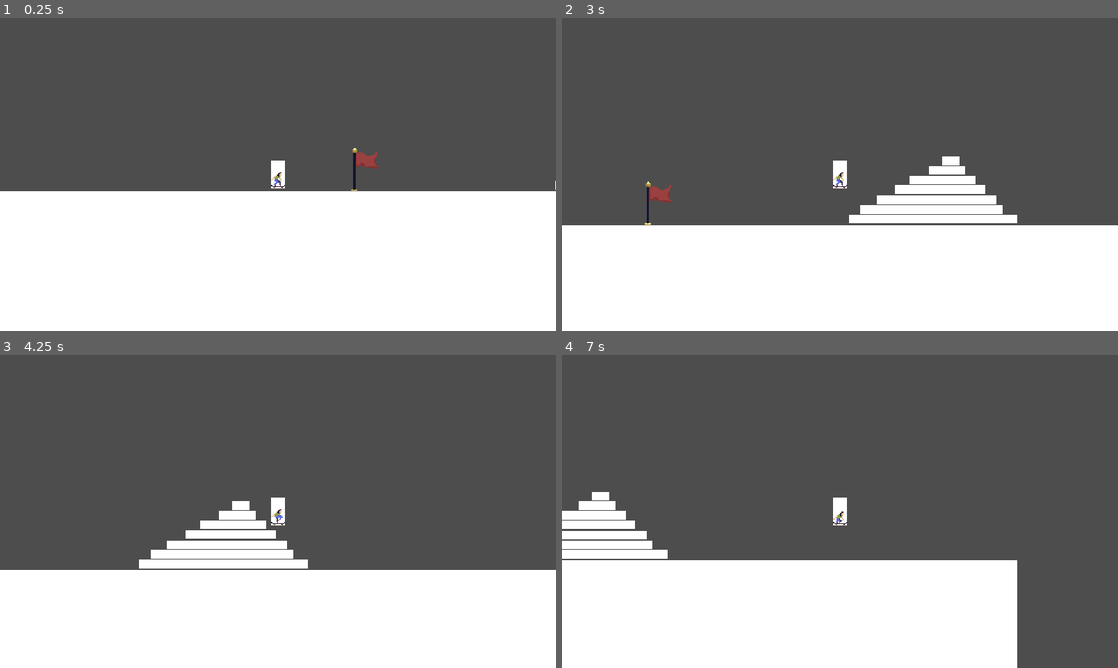
Above: before the commit, frames 1-4 (two rows, left to right).
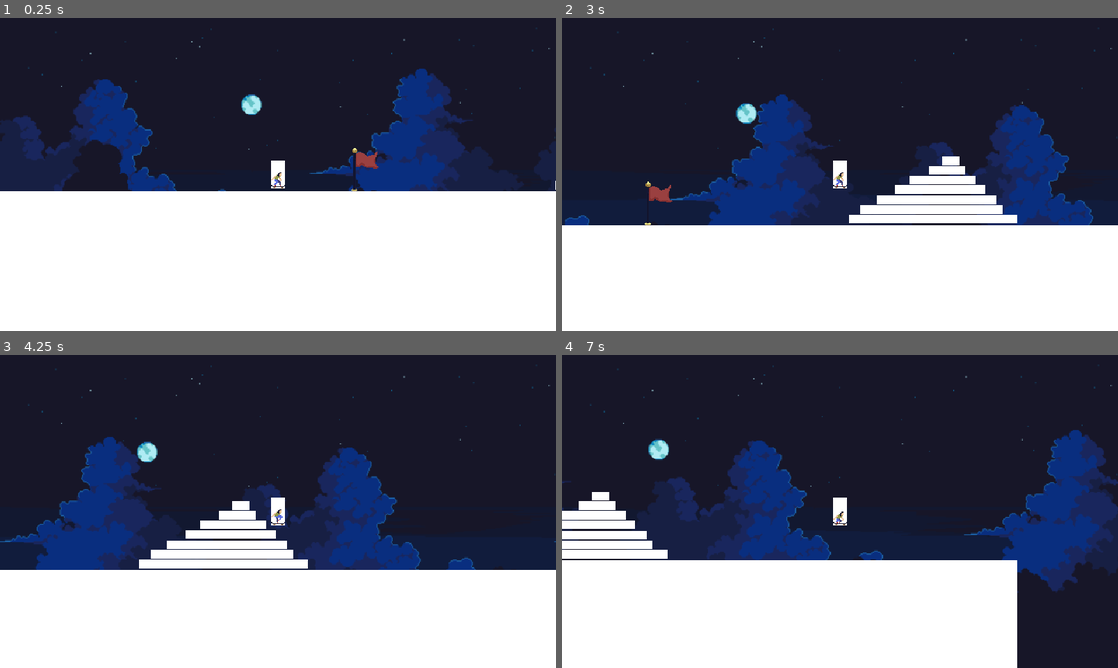
Above: after the commit, the same moments.

Repository: Minipeps/SpeedJam-8
Game: Godot game, scene res://2D/TestPlayerLevel.tscn
Two runs of this game, one before a commit and one after it. Both use one fixed random seed, a clock stepped at 60 frames per second and the inputs below. This scene is started directly instead of the project's main scene.
Inputs (mouse positions are in pixels of both pictures, inside the frame that each line leads up to):
- Up to frame 1 (0.25 s): no input
- Up to frame 2 (3 s): tap Enter (ui_accept) at 0.5, 0.77, 1.52 s; move the mouse to (962, 158) at 0.52 s; hold Right (player_move_right) 0.53-1.28 s; tap C (display_end_screen_lose) at 0.6, 2.1 s; move the mouse to (728, 190) at 1.27 s; hold Down (player_move_down) 1.28-2.03 s; tap X (display_end_screen_win) at 1.35, 2.85 s; move the mouse to (895, 105) at 2.02 s; hold Right (player_move_right) 2.03-2.78 s; move the mouse to (812, 237) at 2.77 s; hold Up (player_move_up) from 2.78 s (still down)
- Up to frame 3 (4.25 s): tap Enter (ui_accept) at 3.02, 3.77 s; move the mouse to (444, 558) at 3.52 s; release Up (player_move_up) at 3.53 s; hold Left (player_move_left) from 3.53 s (still down); tap C (display_end_screen_lose) at 3.6 s
- Up to frame 4 (7 s): move the mouse to (673, 464) at 4.27 s; tap X (display_end_screen_win) at 4.35, 5.85 s; tap Enter (ui_accept) at 4.52, 6.02, 6.77 s; move the mouse to (867, 511) at 5.02 s; release Left (player_move_left) at 5.03 s; hold Down (player_move_down) 5.03-5.78 s; tap C (display_end_screen_lose) at 5.1, 6.6 s; move the mouse to (756, 433) at 5.77 s; hold Right (player_move_right) 5.78-6.53 s; move the mouse to (962, 495) at 6.52 s; hold Up (player_move_up) from 6.53 s (still down)

The runs differ from the first frame. In frame 1, 55% of the frame differs, in the area x 0-100%, y 0-56%; in frame 2, 63%; in frame 3, 65%; in frame 4, 69%, in the area x 0-100%, y 0-100%.

Commit message:
Parallax 2

Diff:
--- a/2D/TestPlayerLevel.tscn
+++ b/2D/TestPlayerLevel.tscn
@@ -1,5 +1,6 @@
-[gd_scene load_steps=6 format=3 uid="uid://bdvcv3bw5ysdy"]
+[gd_scene load_steps=7 format=3 uid="uid://bdvcv3bw5ysdy"]
 
+[ext_resource type="PackedScene" uid="uid://hhg3splfg7rx" path="res://Parallax/Parallax.tscn" id="1_6kcr6"]
 [ext_resource type="PackedScene" uid="uid://c7cx7wyya1ssx" path="res://2D/Player/Player2D.tscn" id="2_h8e3e"]
 [ext_resource type="PackedScene" uid="uid://b7qnyrfh2v8ve" path="res://Checkpoint/checkpoint.tscn" id="2_hkyd4"]
 
@@ -12,6 +13,8 @@
 [sub_resource type="QuadMesh" id="QuadMesh_52xqb"]
 
 [node name="Level" type="Node2D"]
+
+[node name="Parallax" parent="." instance=ExtResource("1_6kcr6")]
 
 [node name="Player2d" parent="." instance=ExtResource("2_h8e3e")]
 position = Vector2(304, 148)
--- a/Parallax/Parallax.tscn
+++ b/Parallax/Parallax.tscn
@@ -8,6 +8,7 @@
 [node name="Parallax" type="Node2D"]
 
 [node name="Parallax2D-1" type="Parallax2D" parent="."]
+scroll_scale = Vector2(0, 0)
 repeat_size = Vector2(640, 0)
 
 [node name="Sprite2D" type="Sprite2D" parent="Parallax2D-1"]
@@ -16,8 +17,8 @@
 texture = ExtResource("2_grs37")
 
 [node name="Parallax2D-2" type="Parallax2D" parent="."]
+scroll_scale = Vector2(0.25, 0.25)
 repeat_size = Vector2(640, 0)
-autoscroll = Vector2(8, 0)
 
 [node name="Sprite2D" type="Sprite2D" parent="Parallax2D-2"]
 position = Vector2(320, 180)
@@ -25,8 +26,8 @@
 texture = ExtResource("1_sifxs")
 
 [node name="Parallax2D-3" type="Parallax2D" parent="."]
+scroll_scale = Vector2(0.75, 0.75)
 repeat_size = Vector2(640, 0)
-autoscroll = Vector2(64, 0)
 
 [node name="Sprite2D" type="Sprite2D" parent="Parallax2D-3"]
 position = Vector2(320, 180)
@@ -35,7 +36,6 @@
 
 [node name="Parallax2D-4" type="Parallax2D" parent="."]
 repeat_size = Vector2(640, 0)
-autoscroll = Vector2(128, 0)
 
 [node name="Sprite2D" type="Sprite2D" parent="Parallax2D-4"]
 position = Vector2(320, 180)
